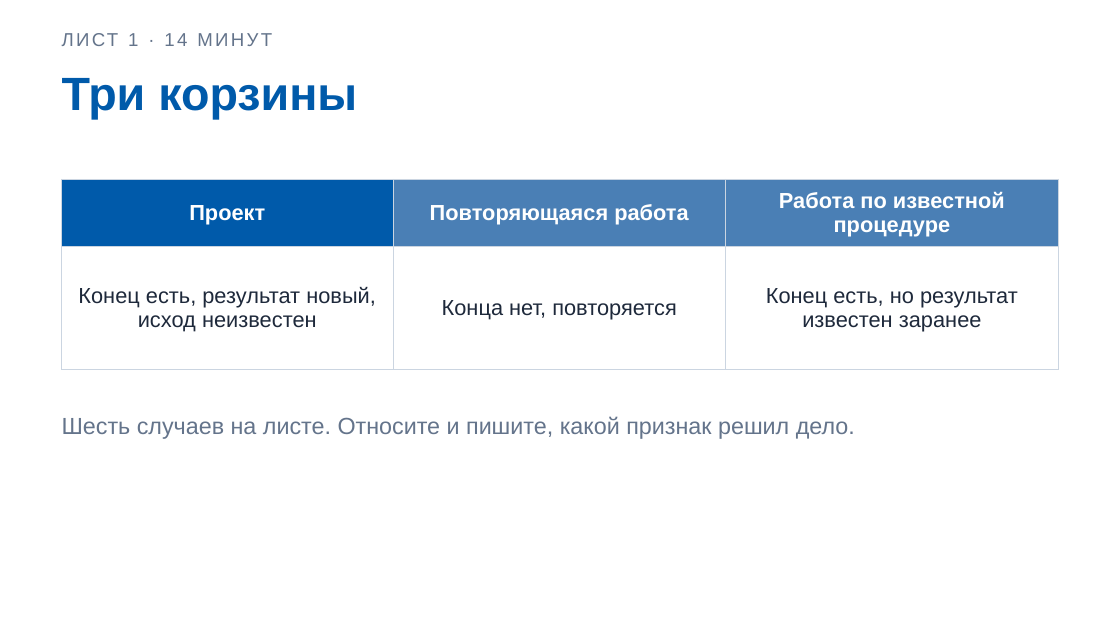
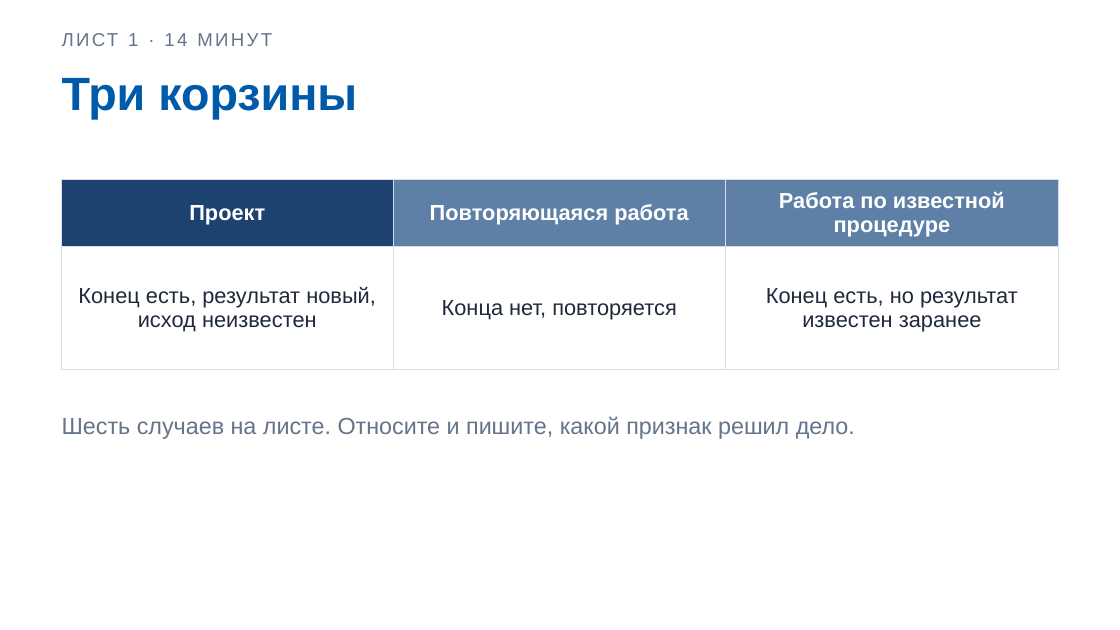
Before and after one commit to DimaMuhannad/OPD, a slide deck: slide 5 of zanyatiya/Zanyatie_02_Slaydy.pptx. Drawn at 1120x630 pixels with LibreOffice and Linux fonts; fonts in the diff are those of the drawing. Boxes give left, top, right and bottom in pixels: in the first picture for what was removed or moved away, otherwise in the second. Text is boxed around its words. In the diff, an @@ line names an element or a change of style, - is before the commit and + after.

```diff
--- a/zanyatiya/Zanyatie_02_Slaydy.pptx
+++ b/zanyatiya/Zanyatie_02_Slaydy.pptx
@@ table at (62,179,1058,336) @@
@@ fill #005AAA to #1E4270 in row 1, column 1 @@
@@ fill #4A7FB5 to #5E7FA6 in 2 cells @@
@@ borders changed @@
```
Also in this commit, not shown: 9 other slides changed.
